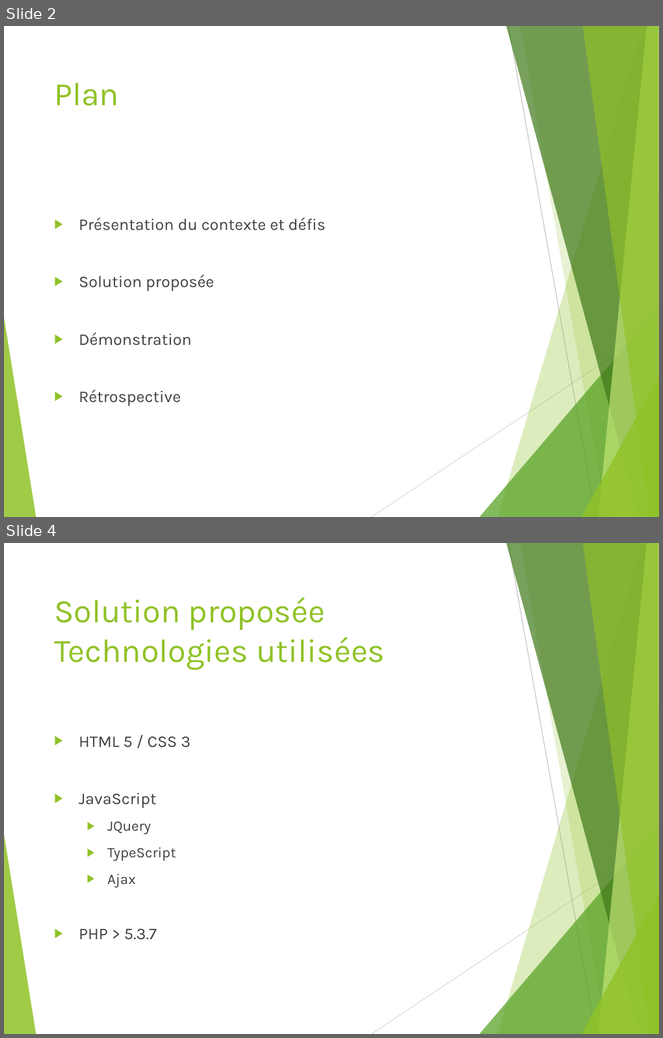
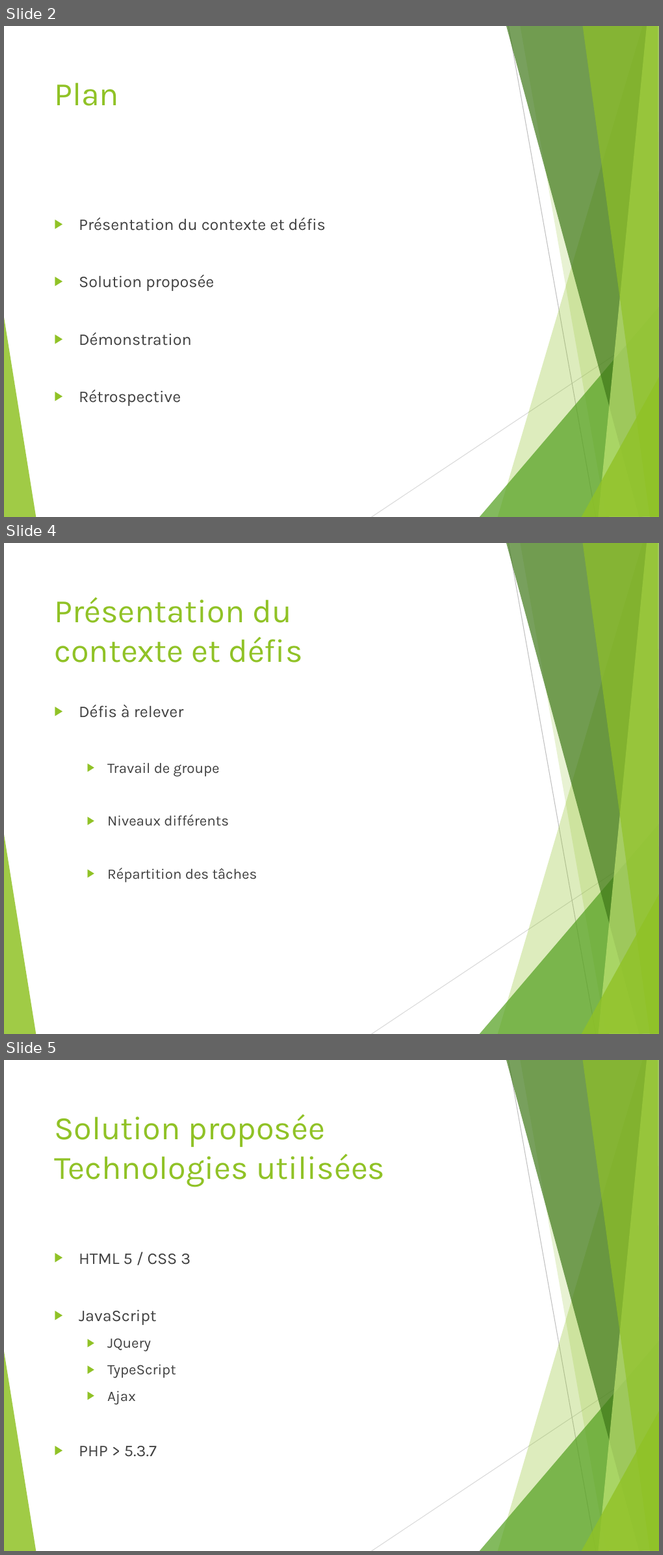
Before and after one commit to Nitix/L3-Miage-Web-Site-de-Musique, a slide deck: présentation.pptx. Shown one above the other, each under a label of ours: slides 2 and 4 before the commit, slides 2, 4 and 5 after it; the slides between them are not shown. The pictures are 663x1038 and 663x1555 pixels, drawn with LibreOffice and Linux fonts; fonts in the diff are those of the drawing. Boxes give left, top, right and bottom in pixels: in the first picture for what was removed or moved away, otherwise in the second. Text is boxed around its words. In the diff, an @@ line names an element or a change of style, - is before the commit and + after.

```diff
--- a/présentation.pptx
+++ b/présentation.pptx
@@ slide 4 added at (4, 543, 659, 1034), background #FFFFFF; not listed: 10 template elements that a slide beside it also shows @@
@@ title added at (54, 597, 302, 663), 36 pt, text #90C226 @@
+Présentation du
+contexte et défis
@@ text added at (79, 705, 258, 883), 16 pt, text #404040 @@
+▶ Défis à relever
+  ▶ Travail de groupe
+  ▶ Niveaux différents
+  ▶ Répartition des tâches
@@ what was slide 4 is now slide 5 @@
```
Also in this commit, not shown: 1 slide changed, 1 other slide added.
